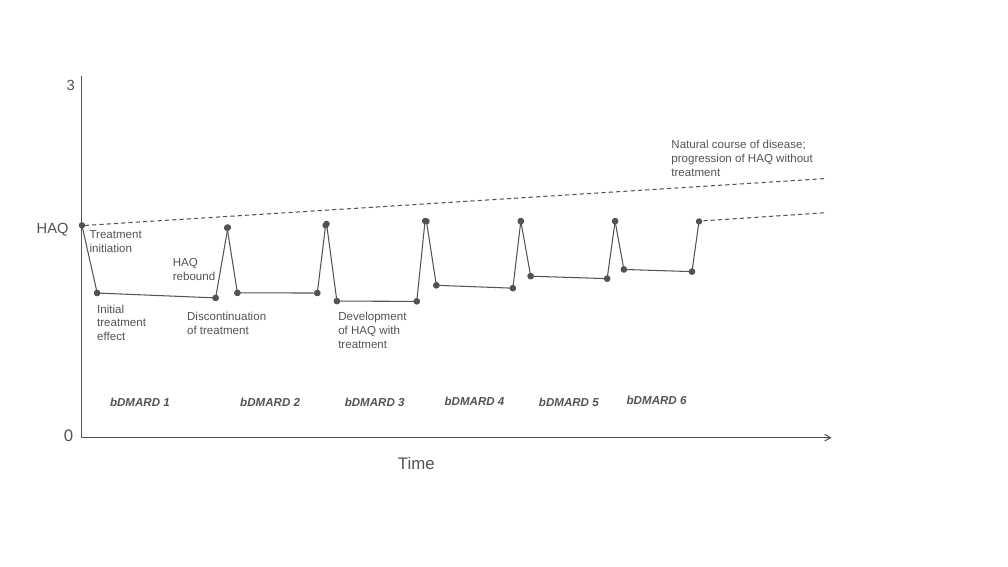
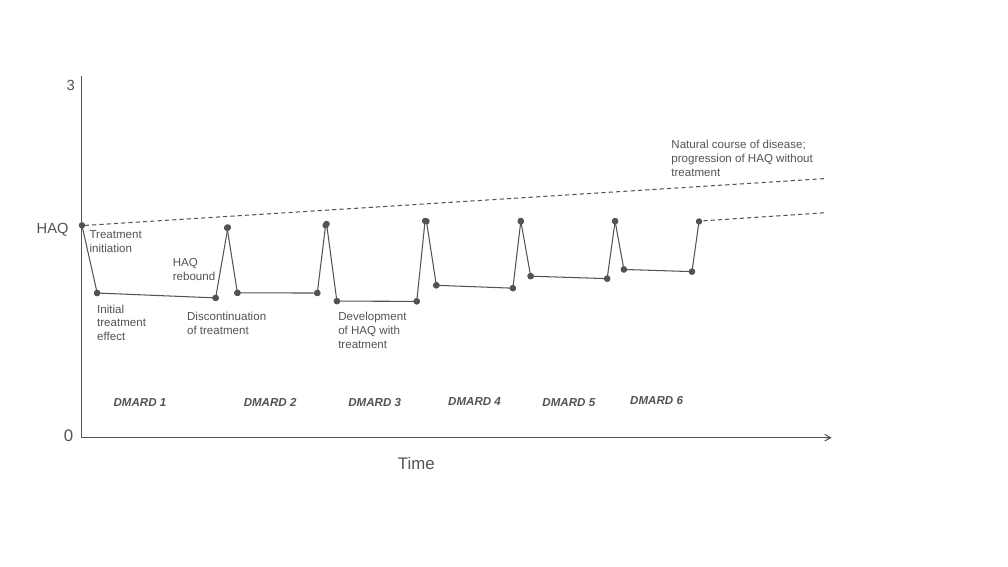
Before and after one commit to InnovationValueInitiative/IVI-RA, a slide deck: slide 1 of docs/model-description/haq-structure.pptx. Drawn at 1008x567 pixels with LibreOffice and Linux fonts; fonts in the diff are those of the drawing. Boxes give left, top, right and bottom in pixels: in the first picture for what was removed or moved away, otherwise in the second. Text is boxed around its words. In the diff, an @@ line names an element or a change of style, - is before the commit and + after.

```diff
--- a/docs/model-description/haq-structure.pptx
+++ b/docs/model-description/haq-structure.pptx
@@ text at [114, 398, 166, 406]: text changed @@
-bDMARD 1
+DMARD 1
@@ text at [244, 398, 296, 406]: text changed @@
-bDMARD 2
+DMARD 2
@@ text at [348, 398, 401, 406]: text changed @@
-bDMARD 3
+DMARD 3
@@ text at [448, 397, 500, 405]: text changed @@
-bDMARD 4
+DMARD 4
@@ text at [542, 398, 595, 406]: text changed @@
-bDMARD 5
+DMARD 5
@@ text at [630, 396, 683, 404]: text changed @@
-bDMARD 6
+DMARD 6
```
Also in this commit, not shown: 41 other files.
